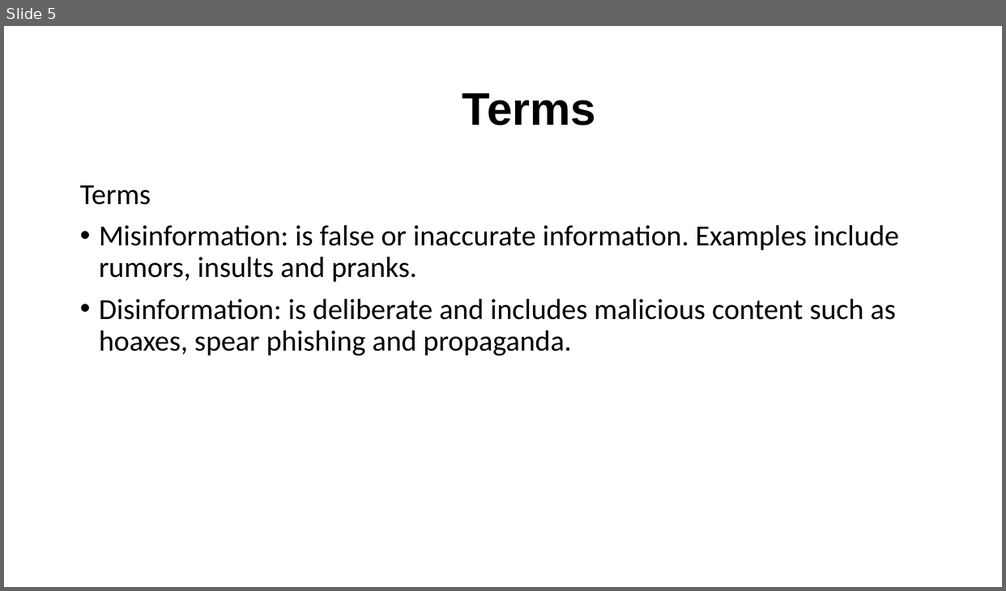
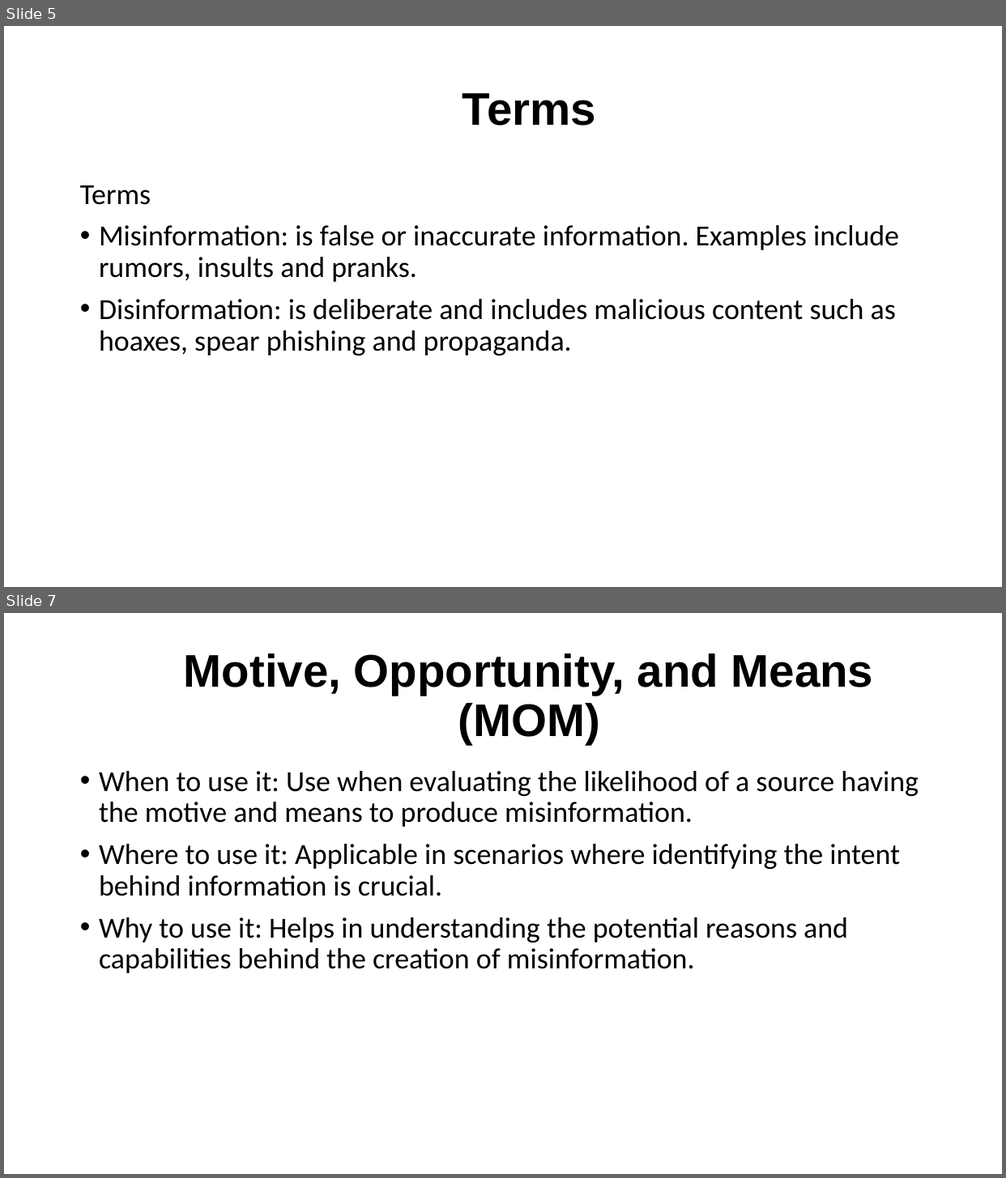
Before and after one commit to irregularchat/Counter_Malign_Information_Training, a slide deck: Counter_Malign_Information/4-Implement-For_Instructors/Lesson_Plans/Lesson_05-Identify_Malign_Information/Audio_Visual-Identify_Misinformation/Instructor-Lesson_Slide-Identify_Misinformation.pptx. Shown one above the other, each under a label of ours: slide 5 before the commit, slides 5 and 7 after it; the slides between them are not shown. The pictures are 1006x591 and 1006x1178 pixels, drawn with LibreOffice and Linux fonts; fonts in the diff are those of the drawing. Boxes give left, top, right and bottom in pixels: in the first picture for what was removed or moved away, otherwise in the second. Text is boxed around its words. In the diff, an @@ line names an element or a change of style, - is before the commit and + after.

```diff
--- a/Counter_Malign_Information/4-Implement-For_Instructors/Lesson_Plans/Lesson_05-Identify_Malign_Information/Audio_Visual-Identify_Misinformation/Instructor-Lesson_Slide-Identify_Misinformation.pptx
+++ b/Counter_Malign_Information/4-Implement-For_Instructors/Lesson_Plans/Lesson_05-Identify_Malign_Information/Audio_Visual-Identify_Misinformation/Instructor-Lesson_Slide-Identify_Misinformation.pptx
@@ slide 7 added at <box>4,613,1002,1174</box>, background #FFFFFF @@
@@ title added at <box>184,653,874,745</box>, 44 pt, text #000000, bold @@
+Motive, Opportunity, and Means (MOM)
@@ text added at <box>99,771,918,973</box>, 28 pt, text #000000 @@
+• When to use it: Use when evaluating the likelihood of a source having the motive and means to produce misinformation.
+• Where to use it: Applicable in scenarios where identifying the intent behind information is crucial.
+• Why to use it: Helps in understanding the potential reasons and capabilities behind the creation of misinformation.
```
Also in this commit, not shown: 8 slides changed, 5 other slides added, 1 slide removed, 1 other file.
